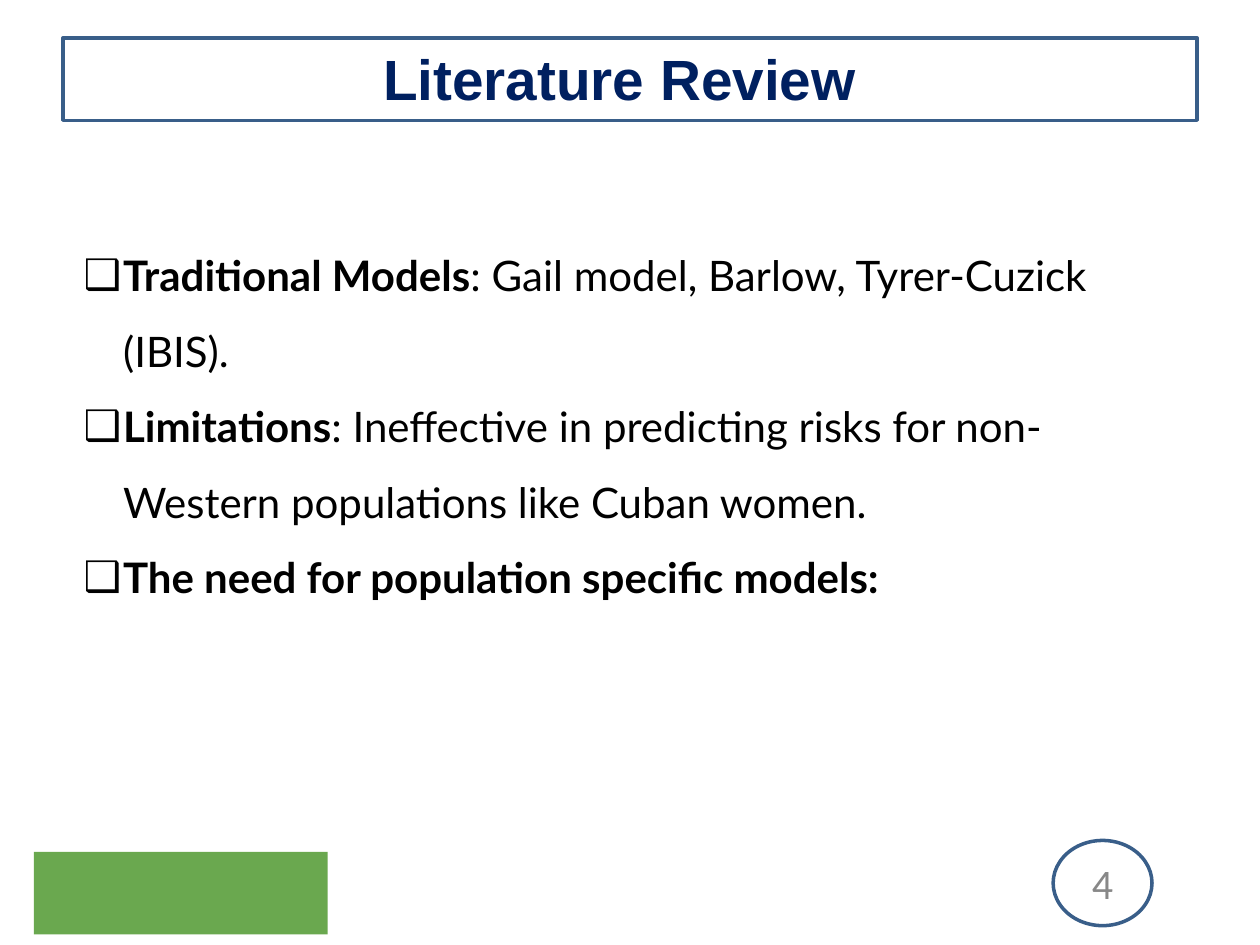
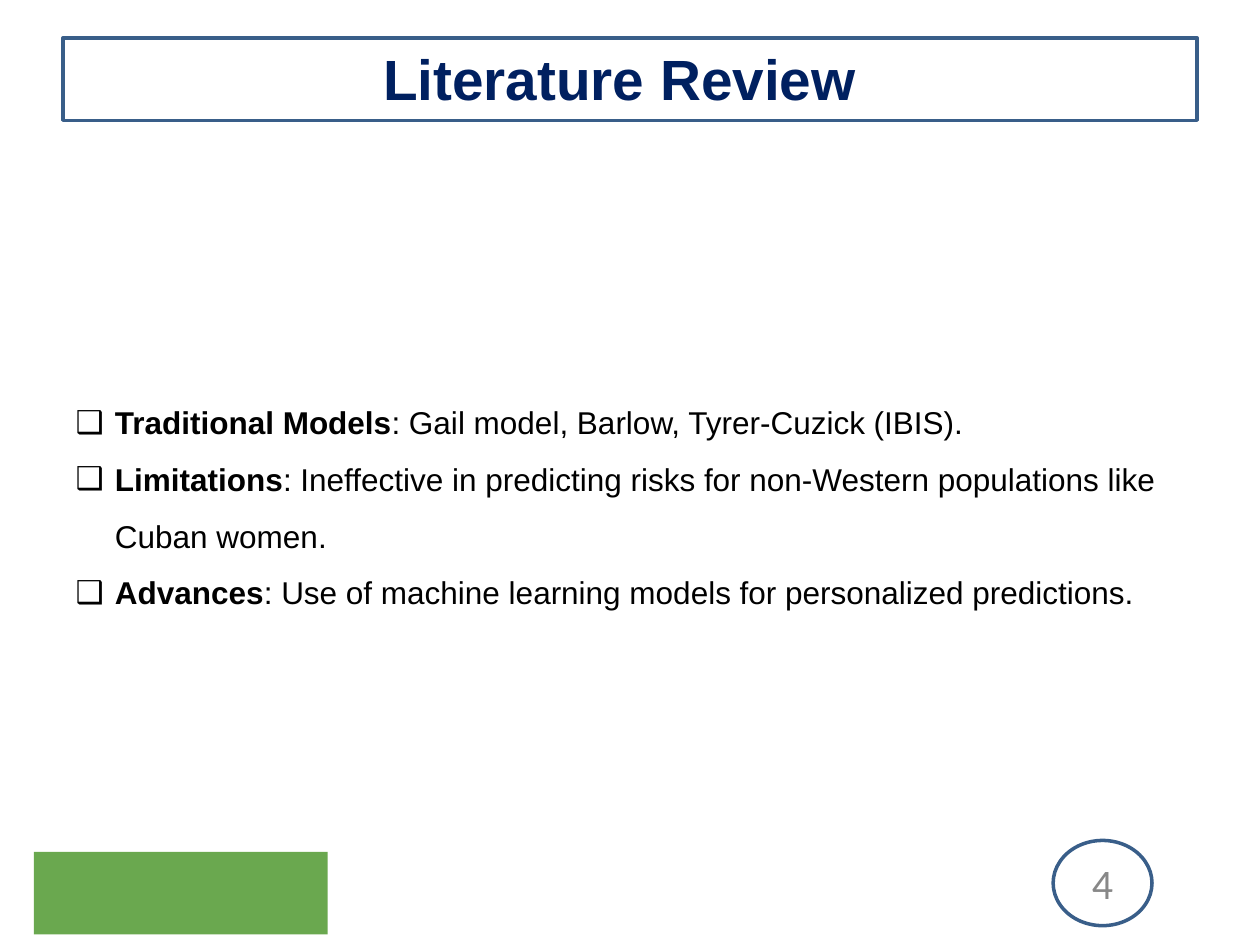
Before and after one commit to uginm102/MCSC-MUK, a slide deck: slide 4 of MCS7103-MachineLearning/Presentation.pptx. Drawn at 1260x945 pixels with LibreOffice and Linux fonts; fonts in the diff are those of the drawing; background and template pictures are left out. Boxes give left, top, right and bottom in pixels: in the first picture for what was removed or moved away, otherwise in the second. Text is boxed around its words. In the diff, an @@ line names an element or a change of style, - is before the commit and + after.

```diff
--- a/MCS7103-MachineLearning/Presentation.pptx
+++ b/MCS7103-MachineLearning/Presentation.pptx
@@ text "Traditional Models: Gail model, Barlow, ..." moved from (x1=123, y1=259, x2=1087, y2=600) to (x1=115, y1=411, x2=1155, y2=610) @@
@@ text at (x1=115, y1=411, x2=1155, y2=549): size 24 to 18 pt, font Lato to Arial in "Traditional Models: Gail model, Barlow, Tyrer-Cuzick (IBIS).", "Limitations: Ineffective in predicting risks for non-Western ..." @@
@@ text at (x1=115, y1=581, x2=1133, y2=610): text changed; size 24 to 18 pt; font Lato to Arial; bold off @@
-❑ The need for population specific models:
+❑ Advances: Use of machine learning models for personalized predictions.
```
Also in this commit, not shown: 9 other slides changed, 5 slides added, 10 slides removed.
